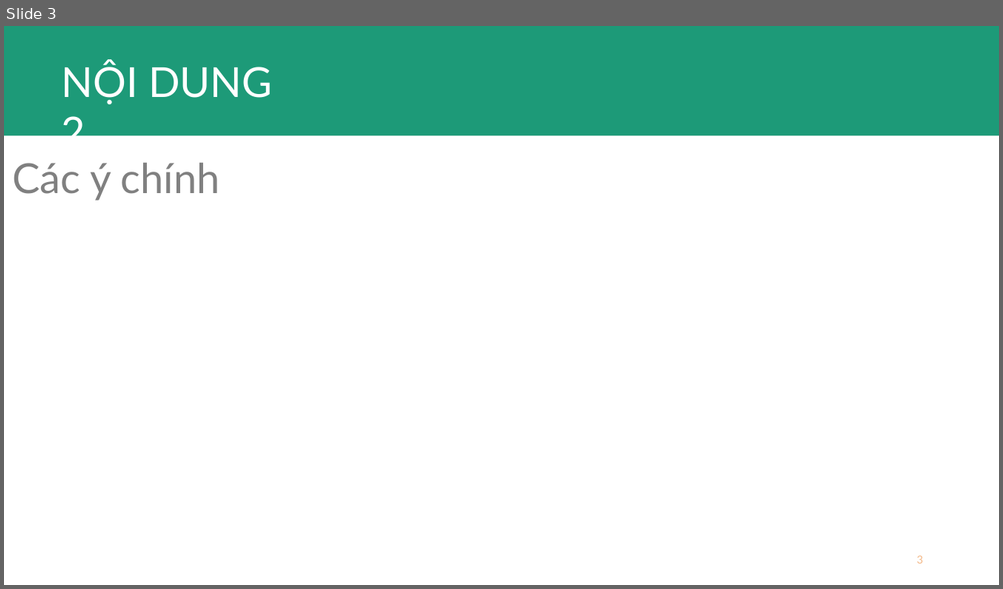
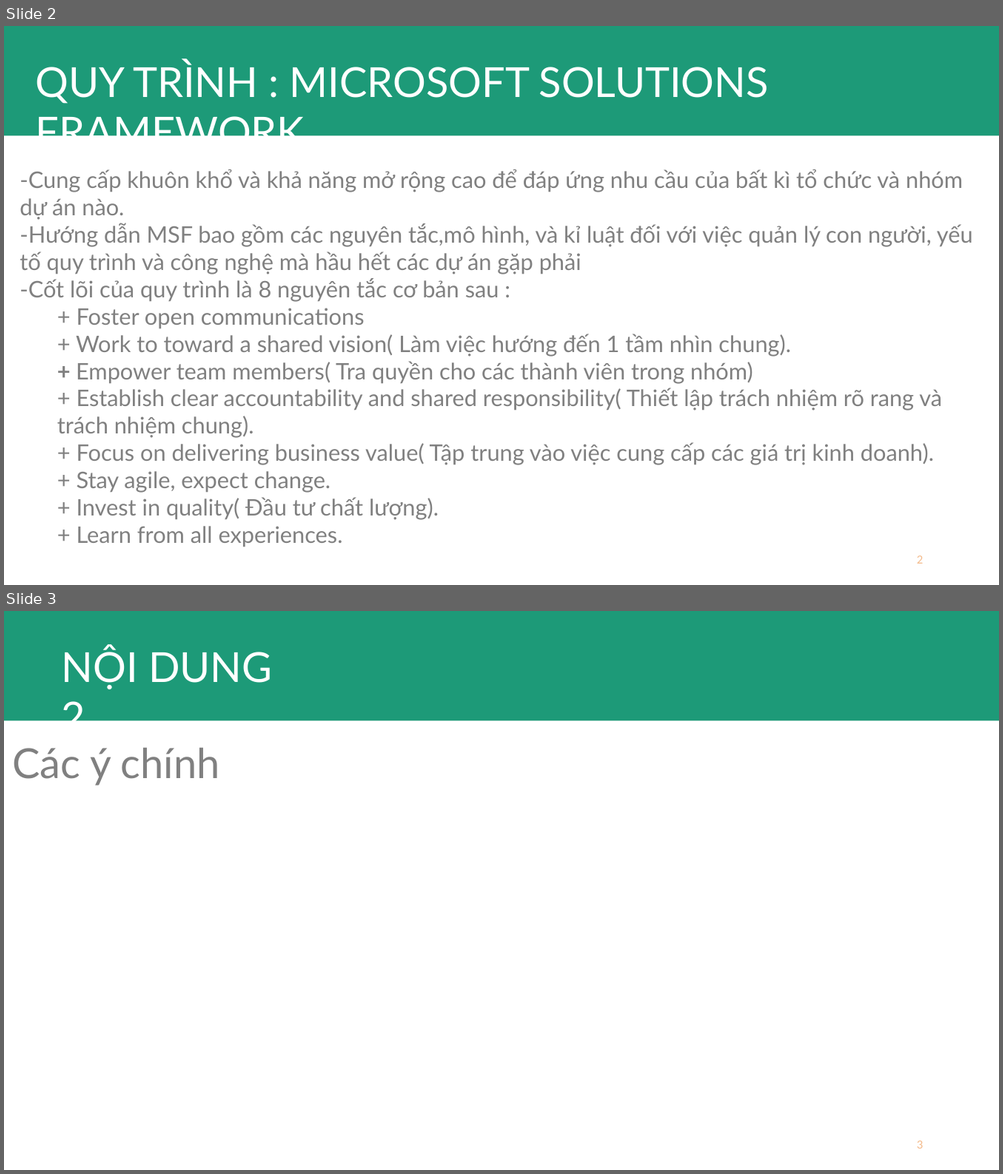
Before and after one commit to hoangthien/CNPMCS, a slide deck: Serminar.pptx. Shown one above the other, each under a label of ours: slide 3 before the commit, slides 2 and 3 after it. The pictures are 1003x589 and 1003x1174 pixels, drawn with LibreOffice and Linux fonts; fonts in the diff are those of the drawing. Boxes give left, top, right and bottom in pixels: in the first picture for what was removed or moved away, otherwise in the second. Text is boxed around its words. In the diff, an @@ line names an element or a change of style, - is before the commit and + after.

Commit message:
huuloc upload quy trình mới
huuloc upload slide quy trình mới : MSF 27/2/2016

```diff
--- a/Serminar.pptx
+++ b/Serminar.pptx
@@ slide 2 added at (4, 26, 999, 585), background #FFFFFF @@
@@ rectangle added at (4, 26, 999, 136), fill #1D9A78 @@
@@ text added at (36, 61, 768, 136), 40 pt, text #FFFFFF @@
+QUY TRÌNH : MICROSOFT SOLUTIONS FRAMEWORK
@@ text added at (20, 170, 973, 547), 22 pt, text #808080 @@
+-Cung cấp khuôn khổ và khả năng mở rộng cao để đáp ứng nhu cầu của bất kì tổ chức và nhóm dự án nào.
+-Hướng dẫn MSF bao gồm các nguyên tắc,mô hình, và kỉ luật đối với việc quản lý con người, yếu tố quy trình và công nghệ mà hầu hết các dự án gặp phải
+-Cốt lõi của quy trình là 8 nguyên tắc cơ bản sau :
+  + Foster open communications
+  + Work to toward a shared vision( Làm việc hướng đến 1 tầm nhìn chung).
+  + Empower team members( Tra quyền cho các thành viên trong nhóm)
+  + Establish clear accountability and shared responsibility( Thiết lập trách nhiệm rõ rang và trách nhiệm chung).
+  + Focus on delivering business value( Tập trung vào việc cung cấp các giá trị kinh doanh).
+  + Stay agile, expect change.
+  + Invest in quality( Đầu tư chất lượng).
+  + Learn from all experiences.
@@ page number added at (916, 556, 922, 564), 12 pt, text #F5BC8C @@
+2
```
Also in this commit, not shown: 1 slide removed.
